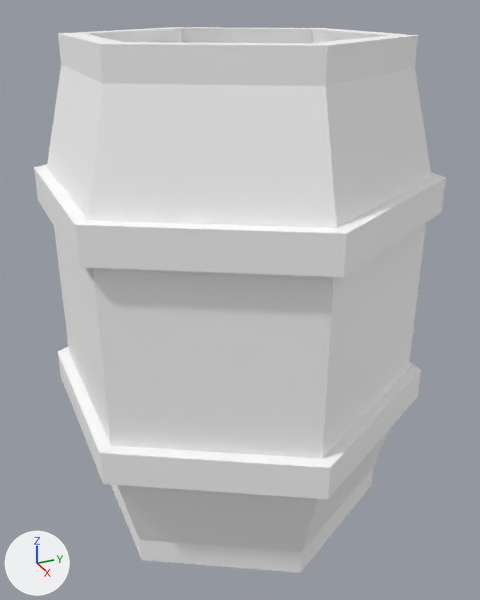
The glTF model assets/synty/simple_fantasy/models/SF_Prop_Barrel_Water_01.glb, before and after one commit.
Before and after are seen from a camera (50 mm lens) standing at (0.0242, -0.0106, 0.0216) and looking at (0.0003, 0.0001, 0.0097). Lighting does not change. The marker at lower left points along +X, +Y and +Z.

The scene before the commit, as lines of its bpy script (objects in view):
```python
mat_lambert1 = principled_material('lambert1')
mat_lambert1.base_color = (1.0, 1.0, 1.0)  # white #ffffff
mat_lambert1.roughness = 0.553
me_mesh = bpy.data.meshes.new('Mesh')
me_mesh.from_pydata(...)  # 110 vertices, 216 faces; spans x -0.0083..0.0083, y -0.0072..0.0072, z 0.0..0.0203
me_mesh.materials.append(mat_lambert1)  # white #ffffff
ob_sf_prop_barrel_water_01 = bpy.data.objects.new('SF_Prop_Barrel_Water_01', me_mesh)
ob_sf_prop_barrel_water_01.location = (0.0, 0.0, 0.0)
```
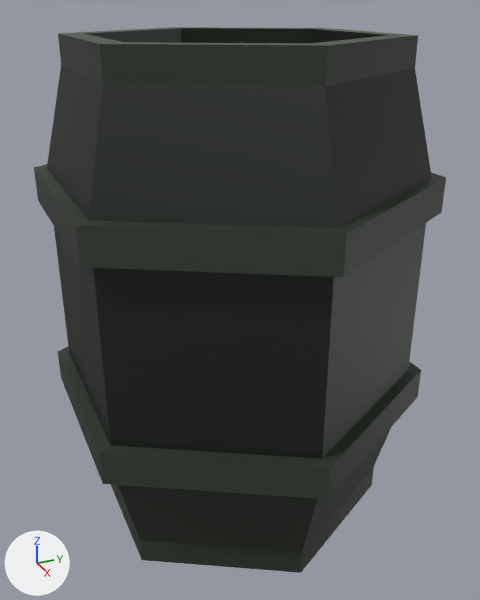
Location of each change, (x1, y1, x2, y2) in pixels of the pictures (480 x 600 px):
'SF_Prop_Barrel_Water_01', surface changed (grey to black)
    both: (34, 27, 446, 573)

The change, as a list of edits to the scene's bpy script:
```text
Add img_undead_footman_01:
    img_undead_footman_01 = load_image('Undead_Footman_01', '_unpacked/Undead_Footman_01', 512, 512, 'sRGB')
Change mat_lambert1:
    remove mat_lambert1.base_color = (1.0, 1.0, 1.0)  # white #ffffff
    add mat_lambert1.texture = img_undead_footman_01
```
